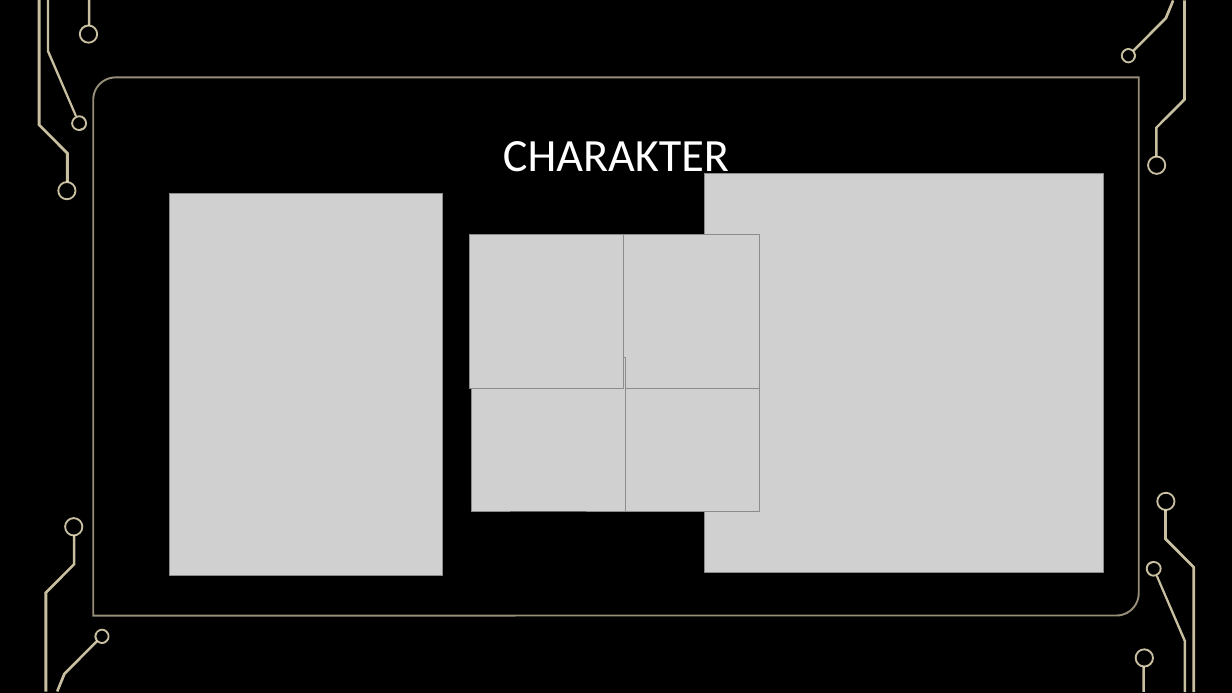
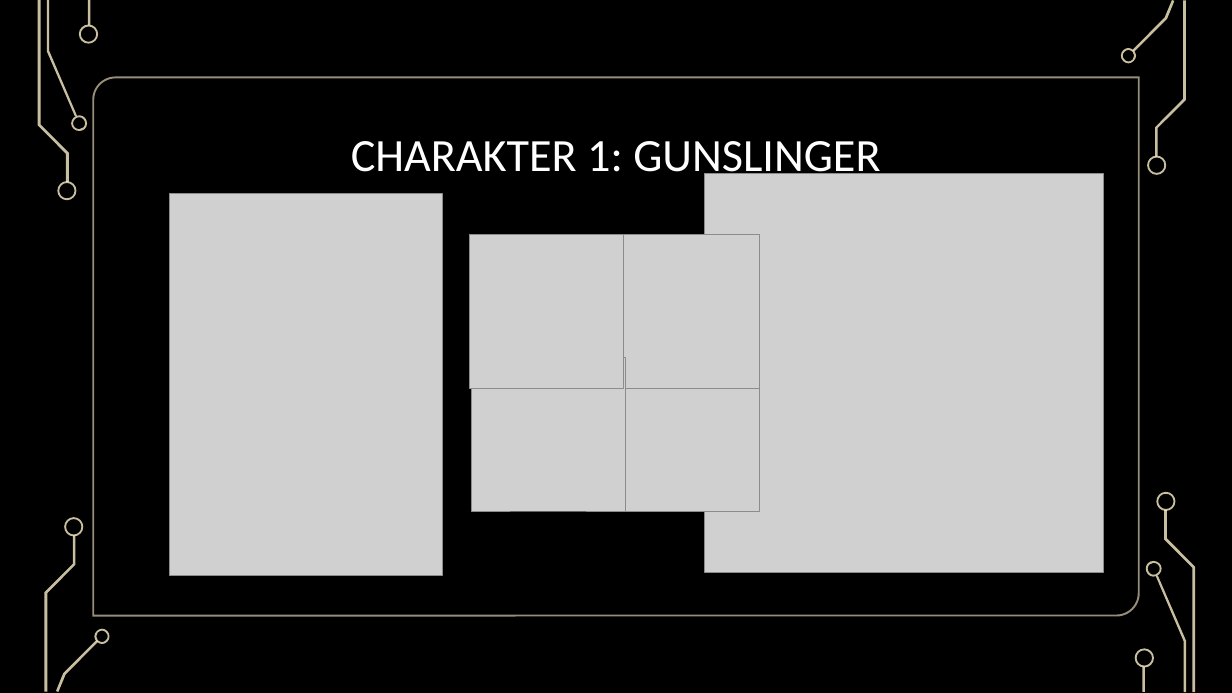
Before and after one commit to FelixGehm/Hero-Defense, a slide deck: slide 5 of Zwischenpräsentationen/MS1 Präsentation.pptx. Drawn at 1232x693 pixels with LibreOffice and Linux fonts; fonts in the diff are those of the drawing; grey boxes stand for pictures; background and template pictures are left out. Boxes give left, top, right and bottom in pixels: in the first picture for what was removed or moved away, otherwise in the second. Text is boxed around its words. In the diff, an @@ line names an element or a change of style, - is before the commit and + after.

```diff
--- a/Zwischenpräsentationen/MS1 Präsentation.pptx
+++ b/Zwischenpräsentationen/MS1 Präsentation.pptx
@@ title at [351, 141, 880, 183]: text changed @@
-CHARAKTER
+CHARAKTER 1: GUNSLINGER
```
Also in this commit, not shown: 2 slides added.
